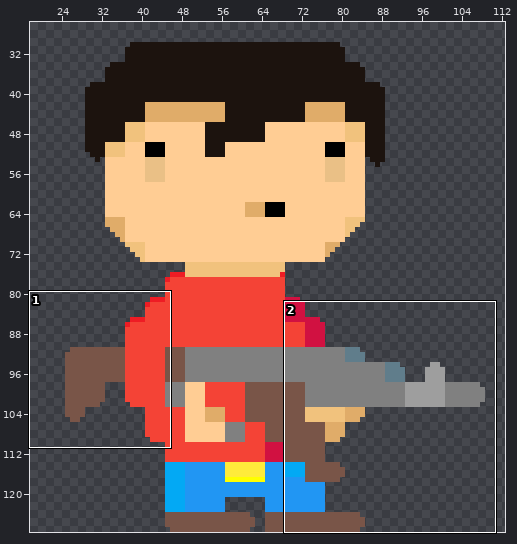
Edited in one commit: sprite sheet (sprites/sprite5/layers/2ef0f1b0-58b5-48e7-bdfc-b890cb7df201/ecc7cfe9-cea2-4442-9dc9-41a8c9e80eab.png). The picture above shows the old version from afar; the outline marks the close-up.
Close-up. First the earlier version:
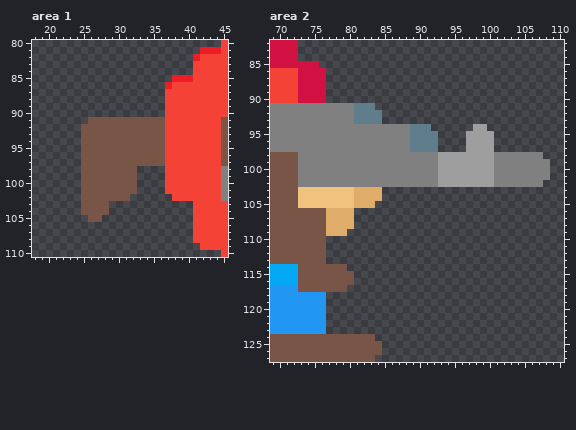
The file is 128x128 pixels. Shown: area 1: x 18..45, y 80..110; area 2: x 69..110, y 82..127. The wide view leaves out empty margins.
New version:
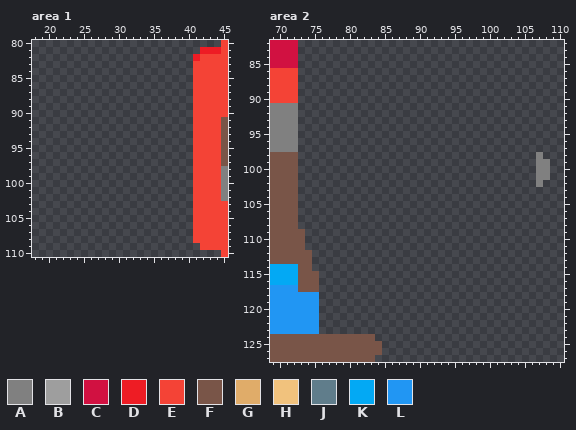
Palette (. is transparent): A #808080  B #9e9e9e  C #d11141  D #ee1c24  E #f44336  F #795548  G #e0ac69  H #f1c27d  J #607d8b  K #03a9f4  L #2196f3
Change:
--- area 1
@@ x 18..45 @@
  84 .......................EEEEE
- 85 ....................DDDEEEEE
- 86 ...................DEEEEEEEE
- 87 ...................EEEEEEEEE
- 88 ...................EEEEEEEEE
- 89 ...................EEEEEEEEE
- 90 ...................EEEEEEEEE
- 91 ........FFFFFFFFFFFEEEEEEEEF
- 92 .......FFFFFFFFFFFFEEEEEEEEF
- 93 .......FFFFFFFFFFFFEEEEEEEEF
- 94 .......FFFFFFFFFFFFEEEEEEEEF
- 95 .......FFFFFFFFFFFFEEEEEEEEF
- 96 .......FFFFFFFFFFFFEEEEEEEEF
- 97 .......FFFFFFFFFFFFEEEEEEEEF
- 98 .......FFFFFFFF....EEEEEEEEA
- 99 .......FFFFFFFF....EEEEEEEEA
-100 .......FFFFFFFF....EEEEEEEEA
-101 .......FFFFFFFF....EEEEEEEEA
-102 .......FFFFFFF......EEEEEEEA
-103 .......FFFF............EEEEE
-104 .......FFFF............EEEEE
-105 ........FF.............EEEEE
+ 85 .......................EEEEE
+ 86 .......................EEEEE
+ 87 .......................EEEEE
+ 88 .......................EEEEE
+ 89 .......................EEEEE
+ 90 .......................EEEEE
+ 91 .......................EEEEF
+ 92 .......................EEEEF
+ 93 .......................EEEEF
+ 94 .......................EEEEF
+ 95 .......................EEEEF
+ 96 .......................EEEEF
+ 97 .......................EEEEF
+ 98 .......................EEEEA
+ 99 .......................EEEEA
+100 .......................EEEEA
+101 .......................EEEEA
+102 .......................EEEEA
+103 .......................EEEEE
+104 .......................EEEEE
+105 .......................EEEEE
 106 .......................EEEEE
--- area 2
@@ x 69..110 @@
  84 CCCC......................................
- 85 CCCCCCC...................................
- 86 EEEECCCC..................................
- 87 EEEECCCC..................................
- 88 EEEECCCC..................................
- 89 EEEECCCC..................................
- 90 EEEECCCC..................................
- 91 AAAAAAAAAAAAJJJ...........................
- 92 AAAAAAAAAAAAJJJJ..........................
- 93 AAAAAAAAAAAAJJJJ..........................
- 94 AAAAAAAAAAAAAAAAAAAAJJJ......BB...........
- 95 AAAAAAAAAAAAAAAAAAAAJJJJ....BBBB..........
- 96 AAAAAAAAAAAAAAAAAAAAJJJJ....BBBB..........
- 97 AAAAAAAAAAAAAAAAAAAAJJJJ....BBBB..........
- 98 FFFFAAAAAAAAAAAAAAAAAAAABBBBBBBBAAAAAAA...
- 99 FFFFAAAAAAAAAAAAAAAAAAAABBBBBBBBAAAAAAAA..
-100 FFFFAAAAAAAAAAAAAAAAAAAABBBBBBBBAAAAAAAA..
-101 FFFFAAAAAAAAAAAAAAAAAAAABBBBBBBBAAAAAAAA..
-102 FFFFAAAAAAAAAAAAAAAAAAAABBBBBBBBAAAAAAA...
-103 FFFFHHHHHHHHGGGG..........................
-104 FFFFHHHHHHHHGGGG..........................
-105 FFFFHHHHHHHHGGG...........................
-106 FFFFFFFFGGGG..............................
-107 FFFFFFFFGGGG..............................
-108 FFFFFFFFGGGG..............................
-109 FFFFFFFFGGG...............................
-110 FFFFFFFF..................................
-111 FFFFFFFF..................................
-112 FFFFFFFF..................................
-113 FFFFFFFF..................................
-114 KKKKFFFFFFF...............................
-115 KKKKFFFFFFFF..............................
-116 KKKKFFFFFFFF..............................
-117 LLLLFFFFFFF...............................
-118 LLLLLLLL..................................
-119 LLLLLLLL..................................
-120 LLLLLLLL..................................
-121 LLLLLLLL..................................
-122 LLLLLLLL..................................
-123 LLLLLLLL..................................
+ 85 CCCC......................................
+ 86 EEEE......................................
+ 87 EEEE......................................
+ 88 EEEE......................................
+ 89 EEEE......................................
+ 90 EEEE......................................
+ 91 AAAA......................................
+ 92 AAAA......................................
+ 93 AAAA......................................
+ 94 AAAA......................................
+ 95 AAAA......................................
+ 96 AAAA......................................
+ 97 AAAA......................................
+ 98 FFFF..................................A...
+ 99 FFFF..................................AA..
+100 FFFF..................................AA..
+101 FFFF..................................AA..
+102 FFFF..................................A...
+103 FFFF......................................
+104 FFFF......................................
+105 FFFF......................................
+106 FFFF......................................
+107 FFFF......................................
+108 FFFF......................................
+109 FFFFF.....................................
+110 FFFFF.....................................
+111 FFFFF.....................................
+112 FFFFFF....................................
+113 FFFFFF....................................
+114 KKKKFF....................................
+115 KKKKFFF...................................
+116 KKKKFFF...................................
+117 LLLLFFF...................................
+118 LLLLLLL...................................
+119 LLLLLLL...................................
+120 LLLLLLL...................................
+121 LLLLLLL...................................
+122 LLLLLLL...................................
+123 LLLLLLL...................................
 124 FFFFFFFFFFFFFFF...........................
Changed places in both close-ups, as pixel boxes (x1, y1, x2, y2):
erased: (81, 75, 193, 222)
erased: (298, 61, 536, 334)
